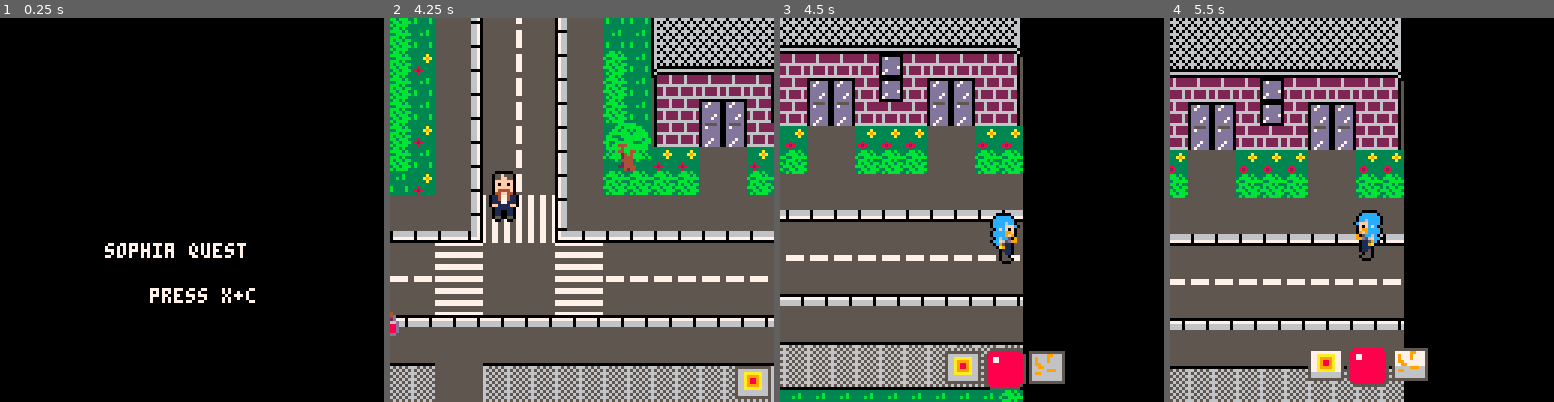
Above: before the commit, frames 1-4 (left to right).
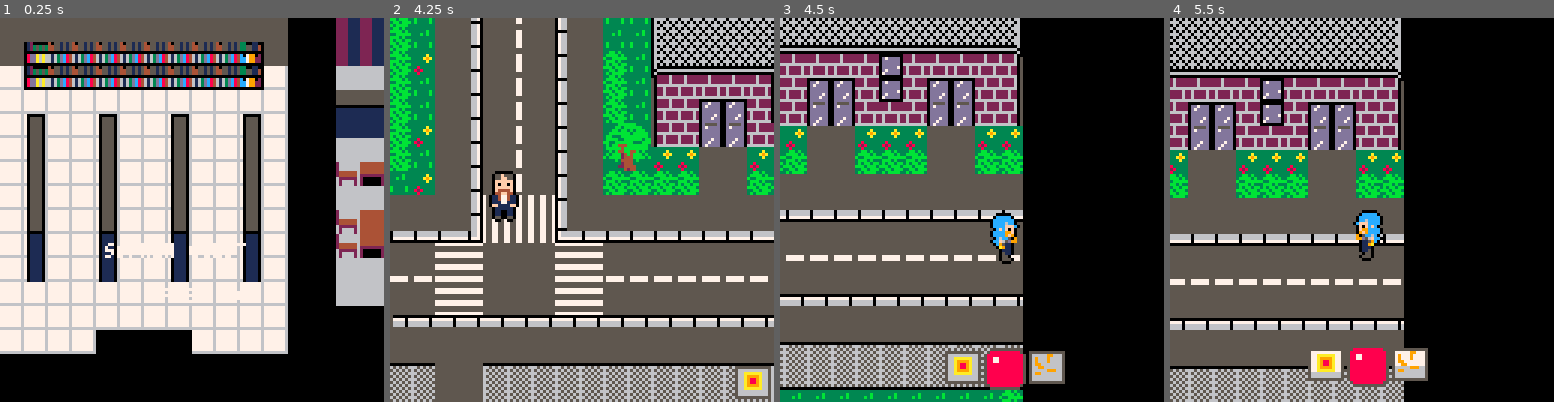
Above: after the commit, the same moments.

Repository: JasonHaenlin/pico-8-sophiaquest
Game: PICO-8 cartridge sophiaquest.p8
The game is run twice, just before and just after one commit, with the same random seed, the same clock (stepped at 60 frames per second) and the same inputs.
Inputs:
- Up to frame 1 (0.25 s): no input
- Up to frame 2 (4.25 s): tap X (X key) at 0.33, 1.07, 1.85, 2.97, 4.08 s; tap O (Z key) at 0.7, 1.7, 2.1, 2.5, 2.9, 3.3, 3.7, 4.1 s; hold Right 1.6-2.1 s; hold Up 2.15-2.42 s; hold Right 2.47-3.03 s; hold Left 3.08-3.58 s; hold Down 3.63-3.97 s; hold Right from 4.02 s (still down)
- Up to frame 3 (4.5 s): keep holding Right
- Up to frame 4 (5.5 s): tap O (Z key) at 4.5, 4.9, 5.3 s; release Right at 4.68 s; hold Up 4.73-5.03 s; hold Left from 5.08 s (still down); tap X (X key) at 5.2 s

The runs differ from the first frame. In frame 1, 67% of the frame differs, in the area x 0-100%, y 0-88%; in frame 2, 0.1%; in frame 3, nothing differs; in frame 4, nothing differs.

Commit message:
RU and carrouf

Diff:
--- a/sophiaquest.p8
+++ b/sophiaquest.p8
@@ -1290,9 +1290,36 @@
 
 
 
+…(27 lines of a section not shown)…
 __gff__
-000000000000000000000000000000000000000000000000000000000000000000000000000000000000000000000000000000808000000002a000000000000000000000000080008000000000000000000000000000000080000000000000000000000000000080800000000000000005050505000003030000000000000000
-0000008080800000000000000000000000000080808000000000000000000000000000808080000000000000000000000000008080800000000000000000000000000000000000000000000000000000000000000000000000000000000000000000000000000000000000000000000000000000000000000000000000000000
+000000000000000000000000000000000000000000000000000000000000000000000000000000000000000000000000000000808000000002a000000000000000000000000080008000000000000000000000000000000080000000000000000000000000000080800000000000000005050505000000000000000000000000
+0000008080000000000000000000000000000080808000000000000000000000000000808080000000000000000000000000008080800000000000000000000000000000000000000000000000000000000000000000000000000000000000000000000000000000000000000000000000000000000000000000000000000000
 __map__
 0000000000000000000000000000000000000000000000000000000000000000000000000000000000000000000000000000000000000000000000000000000000000000000000000000000000000000001718180708080808080808080809181819000000000000000000000000000000000000000000000000000000000000
 0000000000000000000000000000000000000000000202215152121512505121210708080808080808080809000000000202020708080808080808080808080808080951515212151250020000000000002728281718181818181818181819282829000000000000000000000000000000000000000000000000000000000000
Not shown, changed: 75 lines of the sprite sheet (__gfx__) section of sophiaquest.p8
